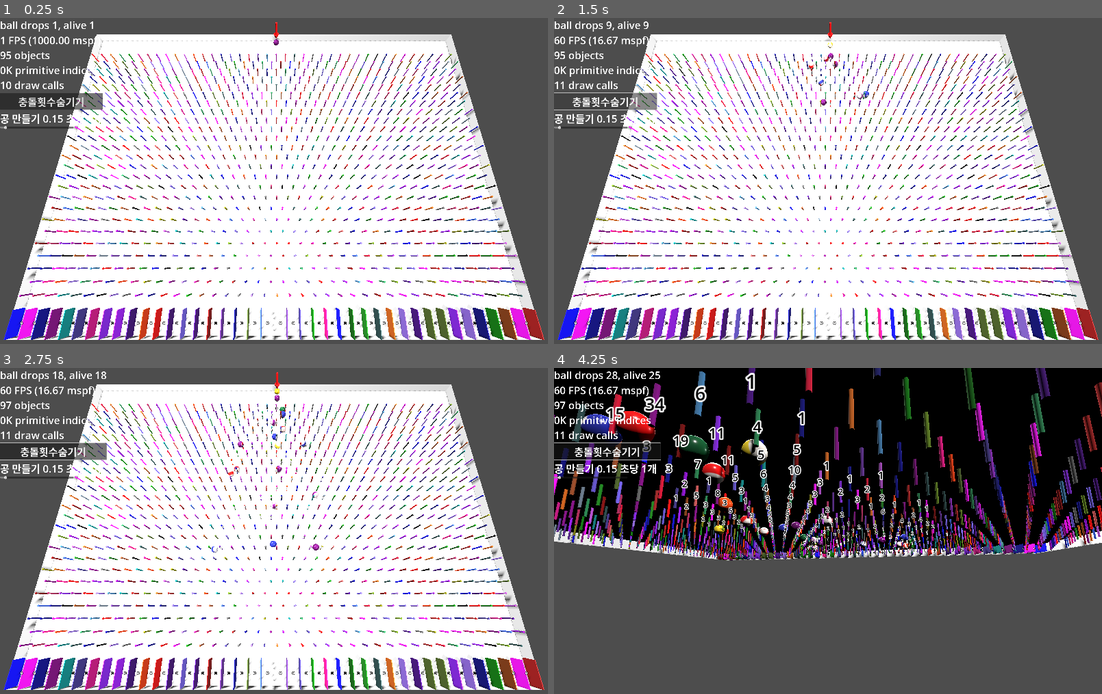
Above: before the commit, frames 1-4 (two rows, left to right).
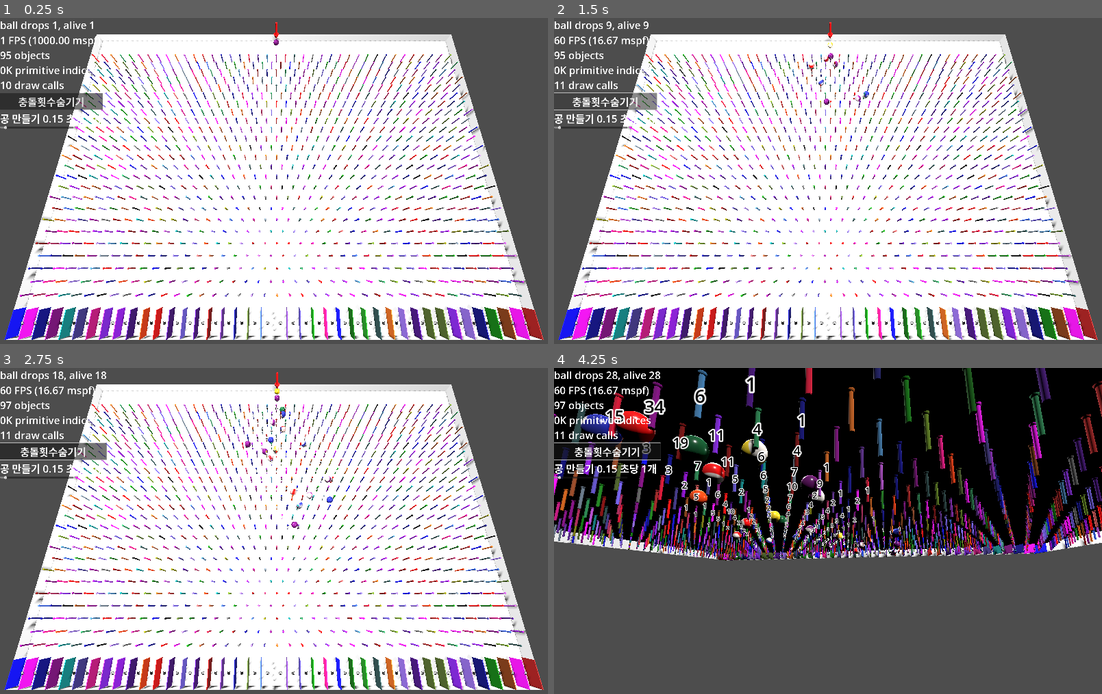
Above: after the commit, the same moments.

Repository: kasworld/gd4pinball
Game: Godot game, scene res://main.tscn
Two runs of this game, one before a commit and one after it. Both use one fixed random seed, a clock stepped at 60 frames per second and the inputs below.
Inputs (mouse positions are in pixels of both pictures, inside the frame that each line leads up to):
- Up to frame 1 (0.25 s): no input
- Up to frame 2 (1.5 s): click "충돌횟수숨기기" at 0.5 s; click "충돌횟수보이기" at 1.25 s
- Up to frame 3 (2.75 s): tap Enter at 2, 2.1 s; move the mouse to (394, 521) at 2.02 s; hold Right from 2.03 s (still down); click (394, 521) at 2.17 s
- Up to frame 4 (4.25 s): move the mouse to (718, 557) at 2.77 s; release Right at 2.78 s; hold Left 2.78-3.53 s; tap 1 at 2.85 s; move the mouse to (882, 462) at 3.52 s; hold Right from 3.53 s (still down); tap Enter at 3.6 s

The runs differ from the first frame. In frame 1, 2.3% of the frame differs, in the area x 0-100%, y 10-99%; in frame 2, 2.4%; in frame 3, 2.8%; in frame 4, 5.8%, in the area x 0-100%, y 0-60%.

Commit message:
use WorldSize for pin, 칸막이

Diff:
--- a/main.gd
+++ b/main.gd
@@ -41,12 +41,12 @@
 	for x in Config.WorldSize.x:
 		for y in range(3, Config.WorldSize.z-2):
 			var b = preload("res://pin.tscn").instantiate(
-				).set_radius_height(Config.BallRadius/6, Config.BallRadius*3
+				).set_radius_height(Config.BallRadius/6, Config.WorldSize.y
 				).set_color(dark_colors.pick_random()[0])
 			if y % 2 == 0:
-				b.position = Vector3(x+0.75, 0.5, y)
+				b.position = Vector3(x+0.75, Config.WorldSize.y/2, y)
 			else :
-				b.position = Vector3(x+0.25, 0.5, y)
+				b.position = Vector3(x+0.25, Config.WorldSize.y/2, y)
 			b.set_default_pos(b.position)
 			$PinContainer.add_child(b)
 
@@ -56,15 +56,15 @@
 		lb.pixel_size = 0.01
 		lb.billboard = BaseMaterial3D.BILLBOARD_ENABLED
 		lb.no_depth_test = true
-		lb.position = Vector3(x+0.5, 0.5, Config.WorldSize.z-1)
+		lb.position = Vector3(x+0.5, Config.WorldSize.y/2, Config.WorldSize.z-1)
 		$BallEndCounterContainer.add_child(lb)
 		ball_end_count.append(0)
 
 	for x in Config.WorldSize.x+1:
 		var w = preload("res://칸막이.tscn").instantiate(
-			).set_size( Vector3(Config.BallRadius/6, Config.BallRadius*3, 2)
+			).set_size( Vector3(Config.BallRadius/6, Config.WorldSize.y, 2)
 			).set_color(dark_colors.pick_random()[0])
-		w.position = Vector3(x, 0.5, Config.WorldSize.z-1)
+		w.position = Vector3(x, Config.WorldSize.y/2, Config.WorldSize.z-1)
 		add_child(w)
 
 func add_ball() -> void:
